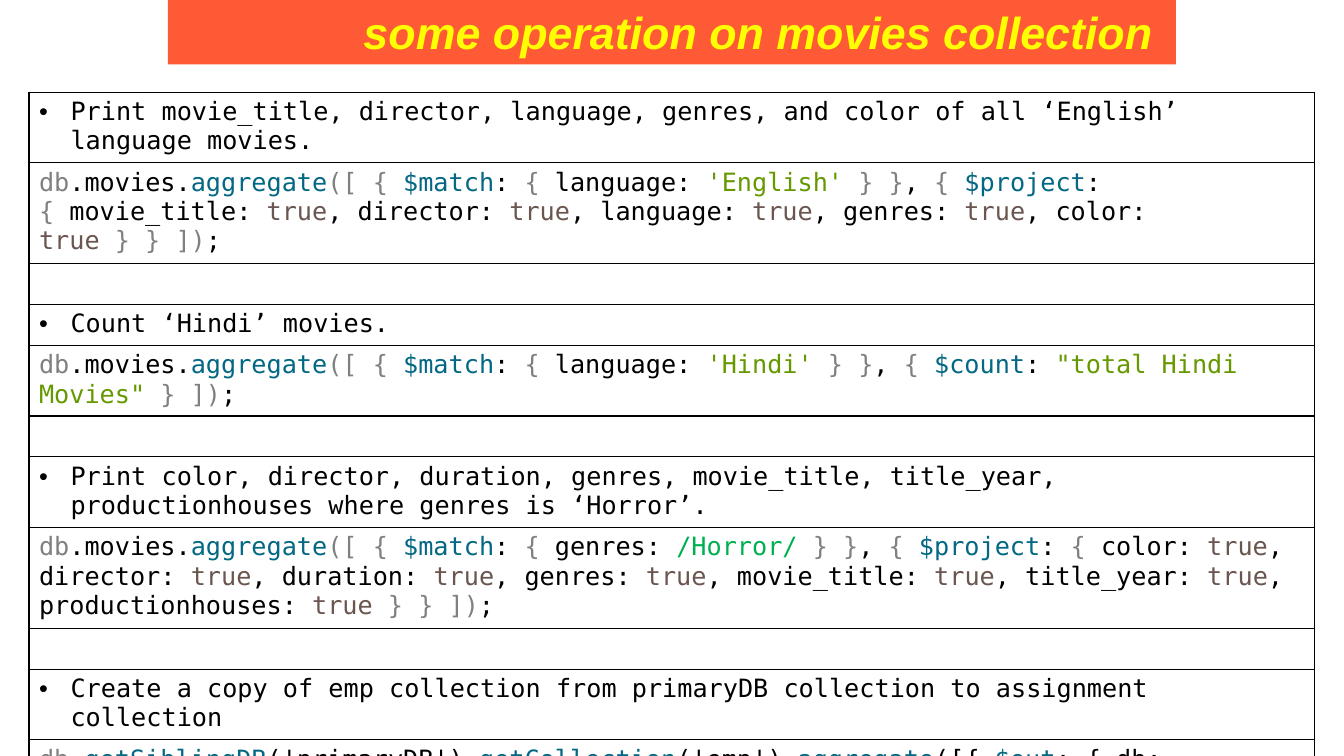
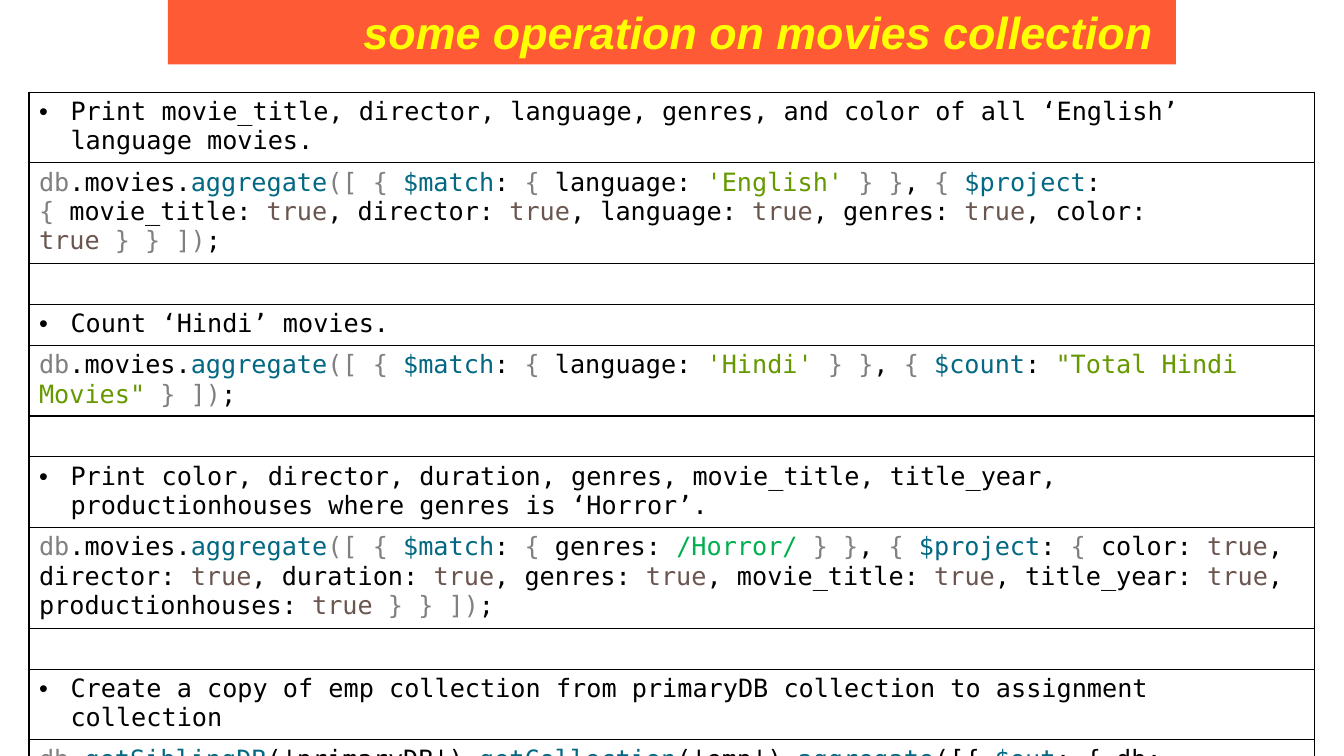
Before and after one commit to Saleel-Bagde/PPT-s, a slide deck: slide 207 of MongoDB PPT.pptx (slide 208 before the commit). Drawn at 1344x756 pixels with LibreOffice and Linux fonts; fonts in the diff are those of the drawing. Boxes give left, top, right and bottom in pixels: in the first picture for what was removed or moved away, otherwise in the second. Text is boxed around its words. In the diff, an @@ line names an element or a change of style, - is before the commit and + after.

```diff
--- a/MongoDB PPT.pptx
+++ b/MongoDB PPT.pptx
@@ table at [29,93,1316,751] @@
@@ row 5, column 1: "db.movies.aggregate([ { $match: { language: 'Hindi' } }, { $count: "total Hindi Movies" } ]);" to "db.movies.aggregate([ { $match: { language: 'Hindi' } }, { $count: "Total Hindi Movies" } ]);" @@
```
Also in this commit, not shown: 2 slides added, 1 slide removed.
